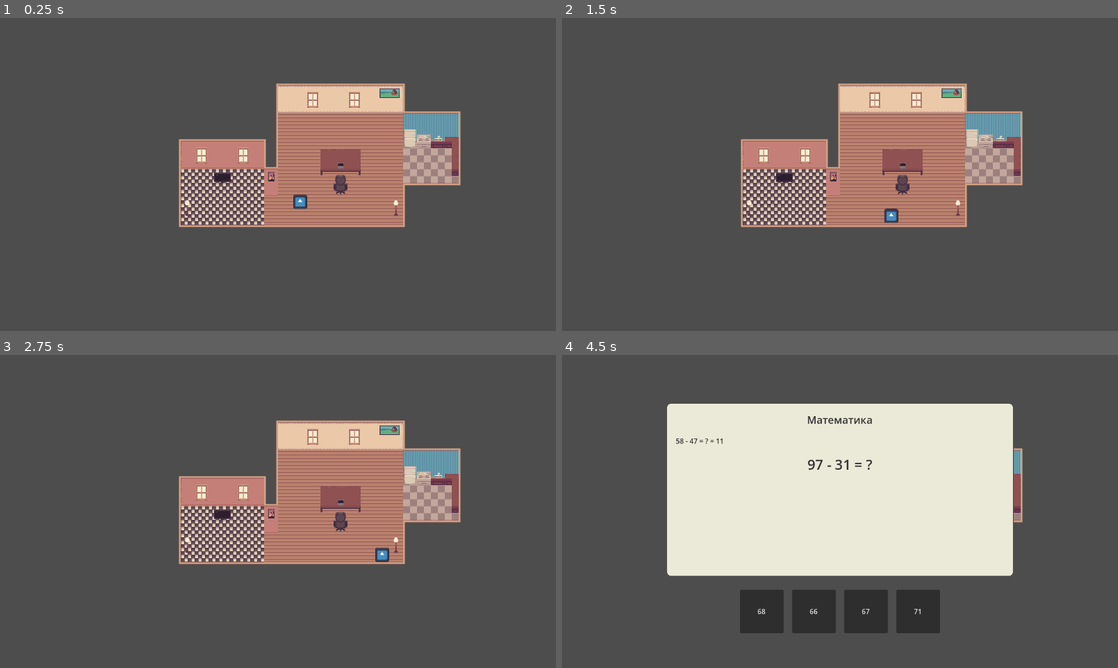
Above: before the commit, frames 1-4 (two rows, left to right).
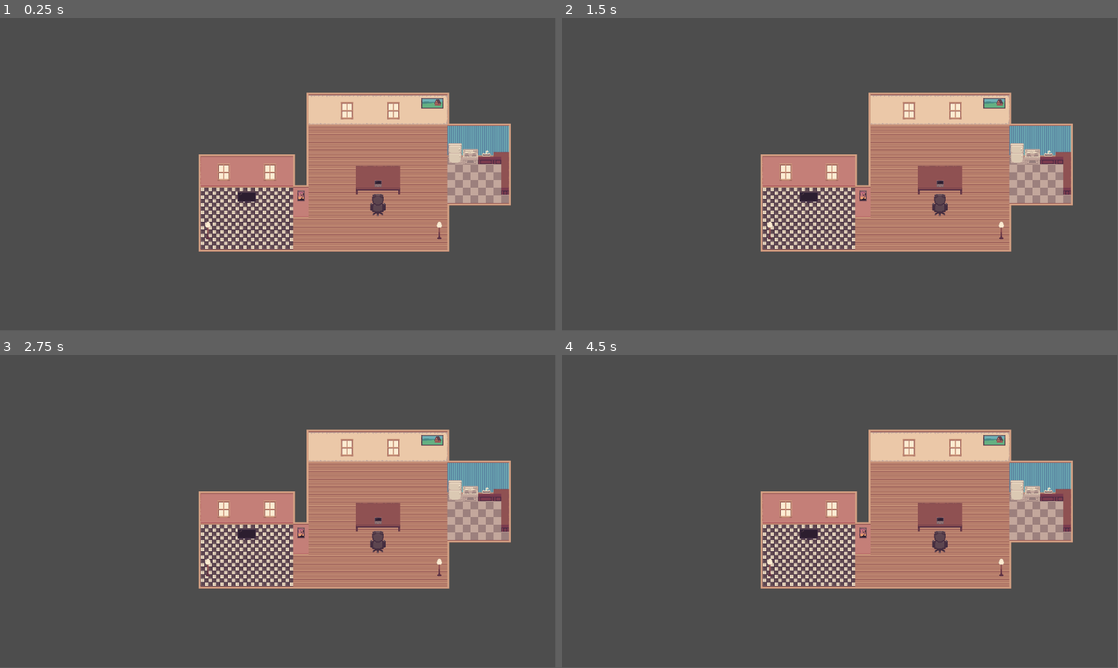
Above: after the commit, the same moments.

Repository: Dudko-godot/cgc-jam1
Game: Godot game, scene res://scenes/map/map.tscn
Same seed, same stepped clock (60 frames per second), same inputs: the game is played once before the commit and once after it. Before the commit the project starts from res://scenes/levels/game.tscn. The engine's default icon, where the game draws it, is replaced by a stand-in: a white triangle on a blue panel in a dark square.
Inputs (mouse positions are in pixels of both pictures, inside the frame that each line leads up to):
- Up to frame 1 (0.25 s): no input
- Up to frame 2 (1.5 s): tap Enter (ui_accept) at 0.5, 0.77, 1.25 s; move the mouse to (962, 158) at 0.52 s; hold Right (ui_right) 0.53-1.28 s; tap E at 0.6, 1.35 s; click (962, 158) at 0.67 s; move the mouse to (728, 190) at 1.27 s; hold Down (ui_down) from 1.28 s (still down)
- Up to frame 3 (2.75 s): tap Enter (ui_accept) at 1.52, 2 s; move the mouse to (333, 442) at 2.02 s; release Down (ui_down) at 2.03 s; hold Right (ui_right) from 2.03 s (still down); tap E at 2.1 s
- Up to frame 4 (4.5 s): move the mouse to (812, 574) at 2.77 s; release Right (ui_right) at 2.78 s; hold Up (ui_up) 2.78-3.5 s; tap E at 2.85 s; click (812, 574) at 2.92 s; tap Enter (ui_accept) at 3.02 s; click (762, 611) at 3.5 s, where only the run before the commit has a clickable "14"; click (812, 611) at 4.25 s, where only the run before the commit has a clickable "11"
In our replay, the window is 800x450 before the commit and 799x449 after it. These sizes can differ from the game's own. Grey fills any space a smaller window leaves; there, only what the larger window draws over its background counts as a difference.

The runs differ from the first frame. In frame 1, 20% of the frame differs, in the area x 32-92%, y 20-75%; in frame 2, 20%; in frame 3, 20%; in frame 4, 42%, in the area x 18-92%, y 15-89%.

Commit message:
LoadMusic
Загрузка 3 треков для последовательного воспроизведения

Diff:
--- a/project.godot
+++ b/project.godot
@@ -11,18 +11,9 @@
 [application]
 
 config/name="cgc-jam1"
-run/main_scene="res://scenes/levels/game.tscn"
+run/main_scene="res://scenes/map/map.tscn"
 config/features=PackedStringArray("4.3", "GL Compatibility")
 config/icon="res://icon.svg"
-
-[autoload]
-
-MiniGameManager="*res://global/MiniGameManager.gd"
-
-[display]
-
-window/size/viewport_width=1280
-window/size/viewport_height=720
 
 [rendering]
 
Not shown, added: Audio/Music/begin2.ogg.import
Not shown, added: Audio/Music/end.ogg.import
Not shown, added: Audio/Music/osnova1.ogg.import
Not shown, added: Audio/Music/begin2.ogg
Not shown, added: Audio/Music/end.ogg
Not shown, added: Audio/Music/osnova1.ogg
